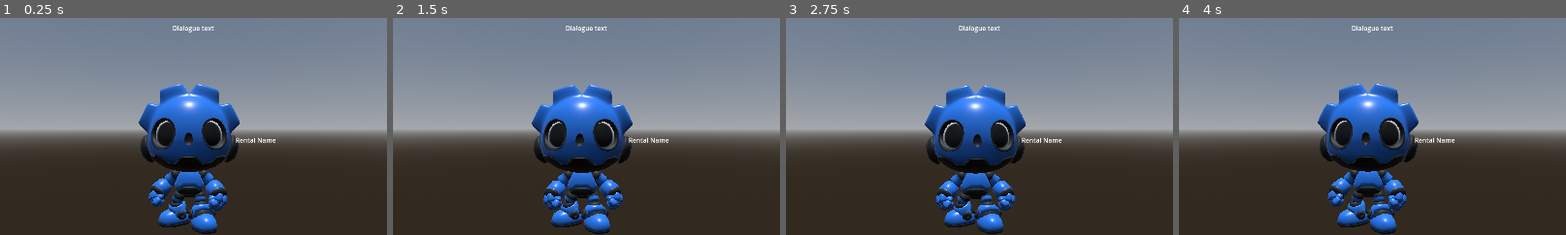
Above: before the commit, frames 1-4 (left to right).
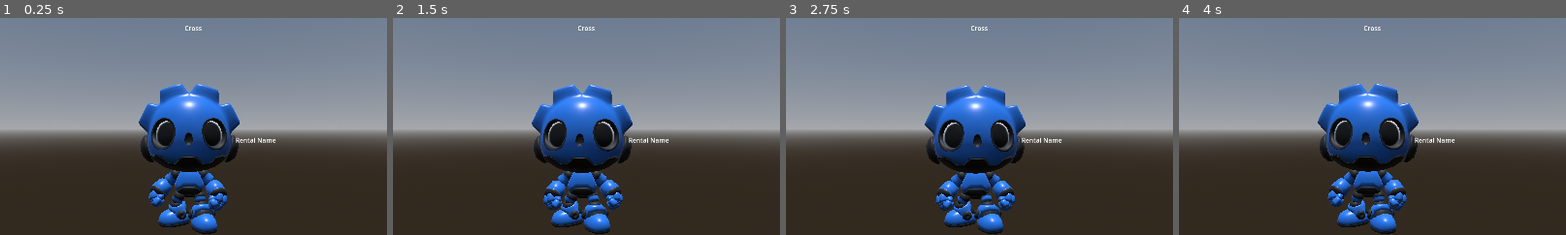
Above: after the commit, the same moments.

Repository: whoisryosuke/3d-legends-jam-2024
Game: Godot game, scene res://scenes/mini_game_rental.tscn
Two runs of this game, one before a commit and one after it. Both use one fixed random seed, a clock stepped at 60 frames per second and the inputs below. This scene is started directly instead of the project's main scene.
Inputs (mouse positions are % of the whole screen's width and height, from its top left):
- Up to frame 1 (0.25 s): no input
- Up to frame 2 (1.5 s): move the mouse to (72, 45) at 0.52 s; press the mouse at (72, 45) at 0.53 s; hold Right (Move Right) 0.53-1.28 s; tap Space (Jump) at 0.77 s; move the mouse to (30, 55) at 1.27 s; release the mouse at (30, 55) at 1.28 s; hold S (Move Backward) from 1.28 s (still down); tap Shift (Sprint) at 1.35 s
- Up to frame 3 (2.75 s): tap Space (Jump) at 1.52 s; move the mouse to (60, 28) at 2.02 s; release S (Move Backward) at 2.03 s; press the mouse at (60, 28) at 2.03 s; hold Right (Move Right) from 2.03 s (still down)
- Up to frame 4 (4 s): move the mouse to (45, 70) at 2.77 s; release Right (Move Right) at 2.78 s; release the mouse at (45, 70) at 2.78 s; hold W (Move Forward) 2.78-3.53 s; tap Shift (Sprint) at 2.85 s; tap Space (Jump) at 3.02, 3.77 s; move the mouse to (80, 65) at 3.52 s; press the mouse at (80, 65) at 3.53 s; hold A (Move Left) from 3.53 s (still down)
The pictures show only the part of the screen within x 25-75%, y 24-74%; the shares and areas given below are measured in that part.

The runs differ from the first frame. In frame 1, 0.1% of the frame differs, in the area x 44-56%, y 3-7%; in frame 2, 0.1%; in frame 3, 0.1%; in frame 4, 0.1%.

Commit message:
:construction: button detect + pause timer

Diff:
--- a/project.godot
+++ b/project.godot
@@ -87,3 +87,68 @@
 "events": [Object(InputEventJoypadMotion,"resource_local_to_scene":false,"resource_name":"","device":-1,"axis":3,"axis_value":1.0,"script":null)
 ]
 }
+Cross={
+"deadzone": 0.5,
+"events": [Object(InputEventJoypadButton,"resource_local_to_scene":false,"resource_name":"","device":-1,"button_index":0,"pressure":0.0,"pressed":true,"script":null)
+]
+}
+Circle={
+"deadzone": 0.5,
+"events": [Object(InputEventJoypadButton,"resource_local_to_scene":false,"resource_name":"","device":-1,"button_index":1,"pressure":0.0,"pressed":true,"script":null)
+]
+}
+Triangle={
+"deadzone": 0.5,
+"events": [Object(InputEventJoypadButton,"resource_local_to_scene":false,"resource_name":"","device":-1,"button_index":3,"pressure":0.0,"pressed":true,"script":null)
+]
+}
+Square={
+"deadzone": 0.5,
+"events": [Object(InputEventJoypadButton,"resource_local_to_scene":false,"resource_name":"","device":-1,"button_index":2,"pressure":0.0,"pressed":true,"script":null)
+]
+}
+L1={
+"deadzone": 0.5,
+"events": [Object(InputEventJoypadButton,"resource_local_to_scene":false,"resource_name":"","device":-1,"button_index":9,"pressure":0.0,"pressed":true,"script":null)
+]
+}
+L2={
+"deadzone": 0.5,
+"events": [Object(InputEventJoypadMotion,"resource_local_to_scene":false,"resource_name":"","device":-1,"axis":4,"axis_value":1.0,"script":null)
+]
+}
+L3={
+"deadzone": 0.5,
+"events": [Object(InputEventJoypadButton,"resource_local_to_scene":false,"resource_name":"","device":-1,"button_index":7,"pressure":0.0,"pressed":true,"script":null)
+]
+}
+R1={
+"deadzone": 0.5,
+"events": [Object(InputEventJoypadButton,"resource_local_to_scene":false,"resource_name":"","device":-1,"button_index":10,"pressure":0.0,"pressed":true,"script":null)
+]
+}
+R2={
+"deadzone": 0.5,
+"events": [Object(InputEventJoypadMotion,"resource_local_to_scene":false,"resource_name":"","device":-1,"axis":5,"axis_value":1.0,"script":null)
+]
+}
+R3={
+"deadzone": 0.5,
+"events": [Object(InputEventJoypadButton,"resource_local_to_scene":false,"resource_name":"","device":-1,"button_index":8,"pressure":0.0,"pressed":true,"script":null)
+]
+}
+Start={
+"deadzone": 0.5,
+"events": [Object(InputEventJoypadButton,"resource_local_to_scene":false,"resource_name":"","device":-1,"button_index":6,"pressure":0.0,"pressed":true,"script":null)
+]
+}
+Select={
+"deadzone": 0.5,
+"events": [Object(InputEventJoypadButton,"resource_local_to_scene":false,"resource_name":"","device":-1,"button_index":4,"pressure":0.0,"pressed":true,"script":null)
+]
+}
+Touchpad={
+"deadzone": 0.5,
+"events": [Object(InputEventJoypadButton,"resource_local_to_scene":false,"resource_name":"","device":-1,"button_index":20,"pressure":0.0,"pressed":true,"script":null)
+]
+}
--- a/scenes/mini_game_rental.tscn
+++ b/scenes/mini_game_rental.tscn
@@ -33,3 +33,5 @@
 script = ExtResource("3_fnptv")
 
 [node name="GameTimer" type="Timer" parent="."]
+
+[node name="NextTimer" type="Timer" parent="."]
--- a/scenes/mini_game_rental_ui.tscn
+++ b/scenes/mini_game_rental_ui.tscn
@@ -41,7 +41,8 @@
 layout_mode = 2
 size_flags_vertical = 3
 
-[node name="Dialogue" type="Label" parent="AspectRatioContainer/VBoxContainer/CenterContainer"]
+[node name="DialogueText" type="Label" parent="AspectRatioContainer/VBoxContainer/CenterContainer"]
+unique_name_in_owner = true
 layout_mode = 2
 text = "Dialogue text"
 
--- a/scripts/RentalGameManager.gd
+++ b/scripts/RentalGameManager.gd
@@ -1,16 +1,75 @@
 extends Node
 
-@onready var timer = $"../GameTimer"
+@onready var game_timer = $"../GameTimer"
+@onready var next_timer = $"../NextTimer"
 @onready var timer_text = $"../MiniGameRentalUI/%TimerText"
+@onready var dialogue_text = $"../MiniGameRentalUI/%DialogueText"
+
+var playing = false
+var paused = false
+var completed = false
+var current_index = 0
+var button_combinations = [
+	["Cross"],
+	["Triangle"],
+]
 
 # Called when the node enters the scene tree for the first time.
 func _ready():
 	# Start the game timer
 	# TODO: Delay to a 1...2..3 countdown
-	timer.start(60)
+	game_timer.start(60)
 
 
 # Called every frame. 'delta' is the elapsed time since the previous frame.
 func _process(delta):
 	# Update timer text UI
-	timer_text.text = str(int(timer.time_left))
+	timer_text.text = str(int(game_timer.time_left))
+
+	# Update dialogue (aka the required button sequence)
+	var current_button = button_combinations[current_index][0]
+	dialogue_text.text = current_button
+
+func _input(event):
+	# Pause game
+	if(!game_timer.is_stopped() and Input.is_action_just_pressed("Start")):
+		paused = !paused
+		if paused:
+			pause_game()
+		else:
+			unpause_game()
+
+
+	# Check for button presses here
+	# Is game still running? And is debounce active?
+	if(!game_timer.is_stopped() and next_timer.is_stopped() and !paused):
+		var current_button = button_combinations[current_index][0]
+		# Check for input
+		if Input.is_action_just_pressed(current_button):
+			print("Pressed " + current_button)
+			# Start debounce
+			#next_timer.start(2)
+			# Go to next button or stop at max
+			if current_index + 1 == len(button_combinations):
+				complete_game()
+			if current_index < len(button_combinations) - 1:
+				current_index += 1
+				print("Button # " + str(current_index))
+
+func complete_game():
+	completed = true
+	# TODO: Save time here for scoreboards/rewards
+	game_timer.stop()
+
+func pause_game():
+	print("Pausing game")
+
+	# Pause game timer
+	game_timer.paused = true
+
+	# Show pause UI
+
+func unpause_game():
+	print("Unpausing game")
+	# Pause game timer
+	game_timer.paused = false
